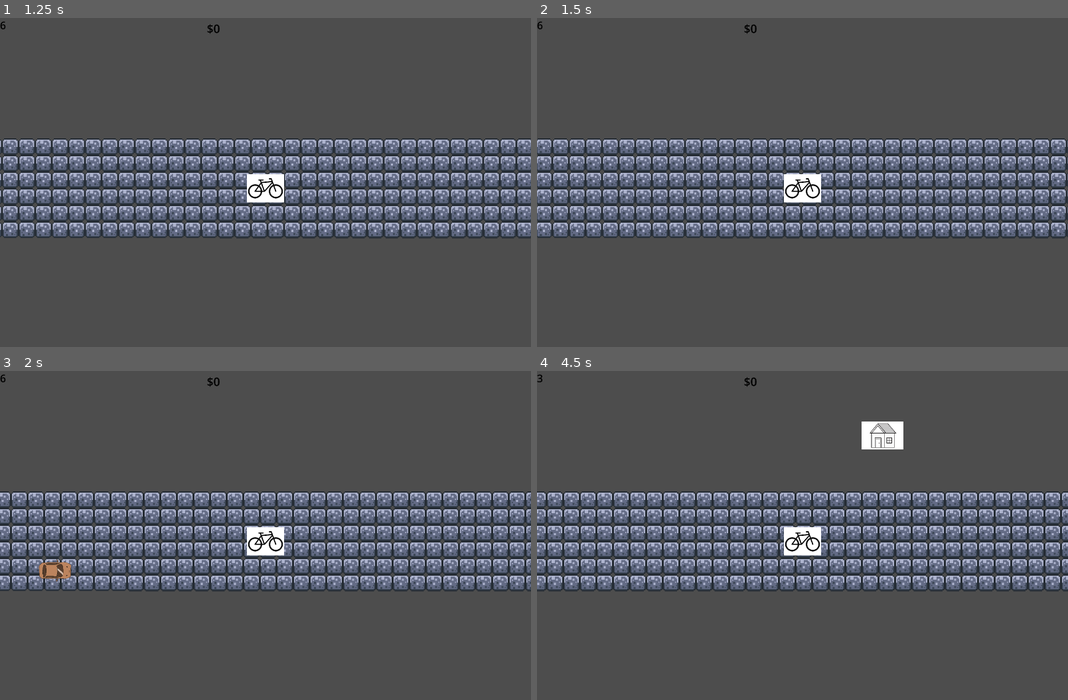
Above: before the commit, frames 1-4 (two rows, left to right).
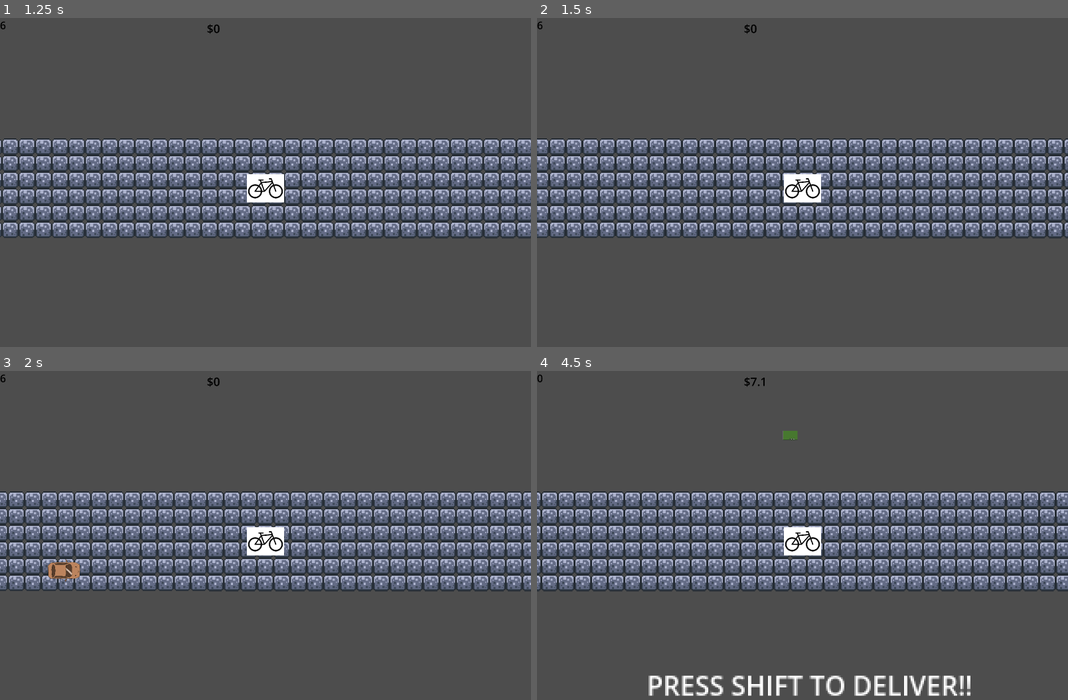
Above: after the commit, the same moments.

Repository: andreaTheCoder/brackeysgamejam
Game: Godot game, scene res://scenes/game.tscn
Same seed, same stepped clock (60 frames per second), same inputs: the game is played once before the commit and once after it.
Inputs:
- Up to frame 1 (1.25 s): tap Enter at 0.5 s; hold Right (forward) from 0.53 s (still down); hold Space (button) from 0.53 s (still down)
- Up to frame 2 (1.5 s): release Right (forward) at 1.28 s; release Space (button) at 1.28 s; hold Left (backward) from 1.28 s (still down); tap Shift (deliver) at 1.35 s
- Up to frame 3 (2 s): keep holding Left (backward)
- Up to frame 4 (4.5 s): release Left (backward) at 2.03 s; hold Space (button) 2.03-2.78 s; hold Right (forward) 2.03-3.53 s; tap Shift (deliver) at 2.85, 4.35 s; hold Space (button) 3.53-4.28 s; hold Left (backward) from 3.53 s (still down)

Frame 1 is identical in both runs. In frame 2, 16% of the frame differs, in the area x 0-100%, y 36-67%; in frame 3, 16%; in frame 4, 19%, in the area x 0-100%, y 1-99%.

Commit message:
minor acceleratoin bug fix
when you go backwards it didn't really decelerate since it skpiped the else deceleration block so i made it so it still decelerations

Diff:
--- a/scripts/bike.gd
+++ b/scripts/bike.gd
@@ -22,6 +22,8 @@
 		velocity.x = clamp(velocity.x + X_ACCEL * delta, BACKWARDS_MAX_SPEED, MAX_SPEED) # Add the acceleration to the speed, but only until max speed
 	elif Input.is_action_pressed("backward") and not stunned:
 		velocity.x = clamp(velocity.x - X_ACCEL * X_BACKWARDS_SLOW * delta, BACKWARDS_MAX_SPEED, MAX_SPEED)
+		if velocity.x > 0: # minor movement fix
+			velocity.x = move_toward(velocity.x, 0, DECEL_SPEED)
 	else:
 		velocity.x = move_toward(velocity.x, 0, DECEL_SPEED)
 	# Handle up/down movement
